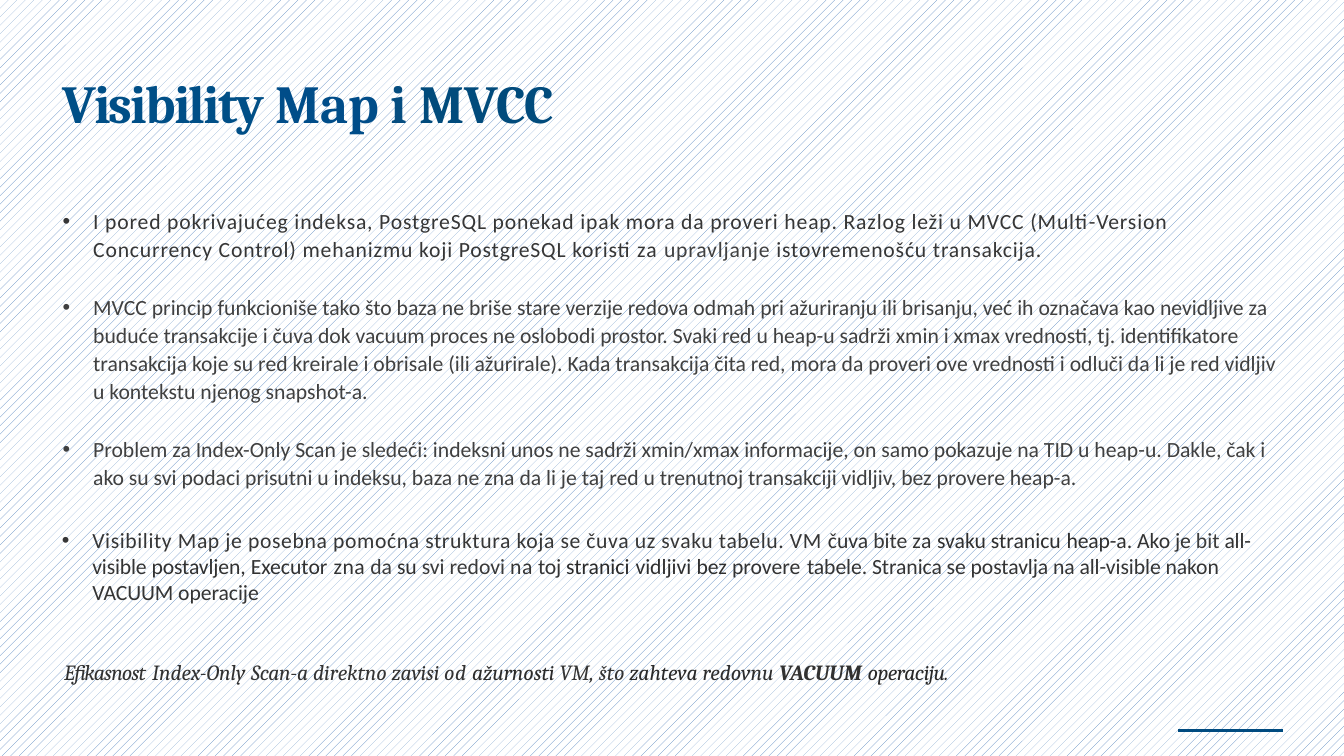
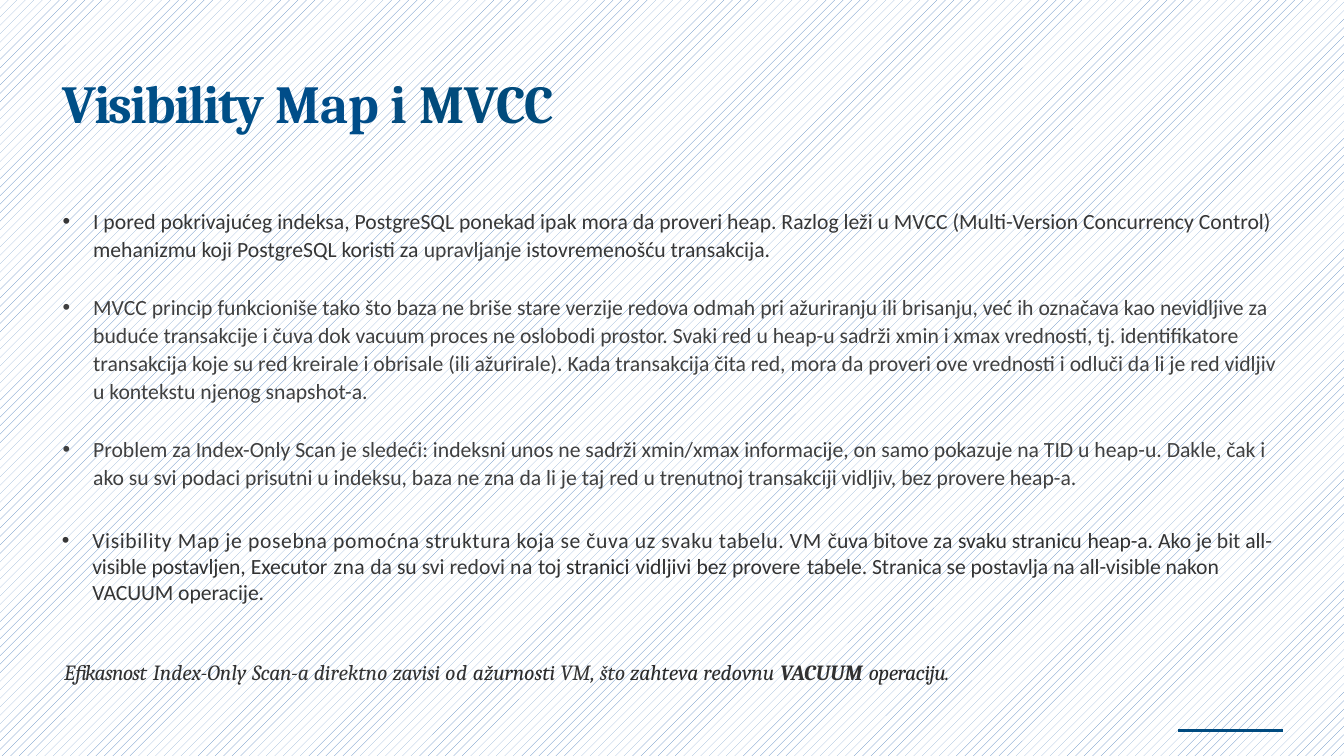
Before and after one commit to NemanjaCyber/SZUBP, a slide deck: slide 6 of P1/Index-Only i Bitmap Index Scan u PostgreSQL.pptx. Drawn at 1344x756 pixels with LibreOffice and Linux fonts; fonts in the diff are those of the drawing. Boxes give left, top, right and bottom in pixels: in the first picture for what was removed or moved away, otherwise in the second. Text is boxed around its words. In the diff, an @@ line names an element or a change of style, - is before the commit and + after.

```diff
--- a/P1/Index-Only i Bitmap Index Scan u PostgreSQL.pptx
+++ b/P1/Index-Only i Bitmap Index Scan u PostgreSQL.pptx
@@ text at [93,211,1271,263]: letter spacing 0.9 to 0 pt in "I pored pokrivajućeg indeksa, PostgreSQL ponekad ipak ..." @@
@@ text at [92,530,1271,606]: text changed @@
-• Visibility Map je posebna pomoćna struktura koja se čuva uz svaku tabelu. VM čuva bite za svaku stranicu heap-a. Ako je bit all-visible postavljen, Executor zna da su svi redovi na toj stranici vidljivi bez provere tabele. Stranica se postavlja na all-visible nakon VACUUM operacije
+• Visibility Map je posebna pomoćna struktura koja se čuva uz svaku tabelu. VM čuva bitove za svaku stranicu heap-a. Ako je bit all-visible postavljen, Executor zna da su svi redovi na toj stranici vidljivi bez provere tabele. Stranica se postavlja na all-visible nakon VACUUM operacije.
```
Also in this commit, not shown: 5 other slides changed.
